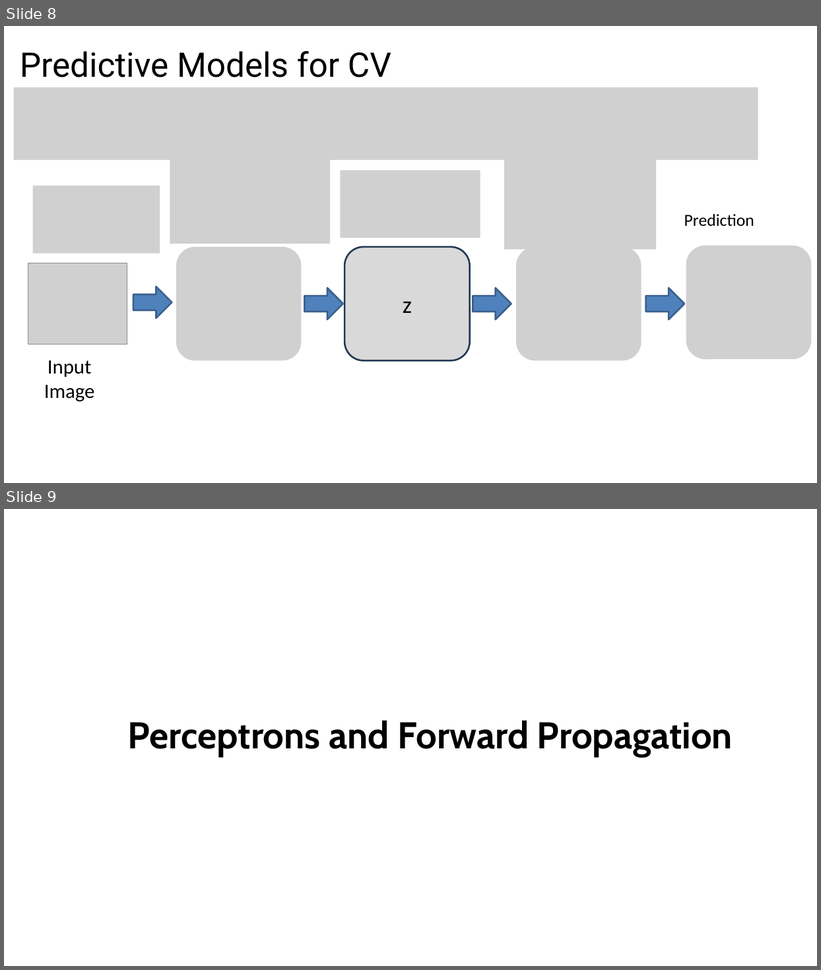
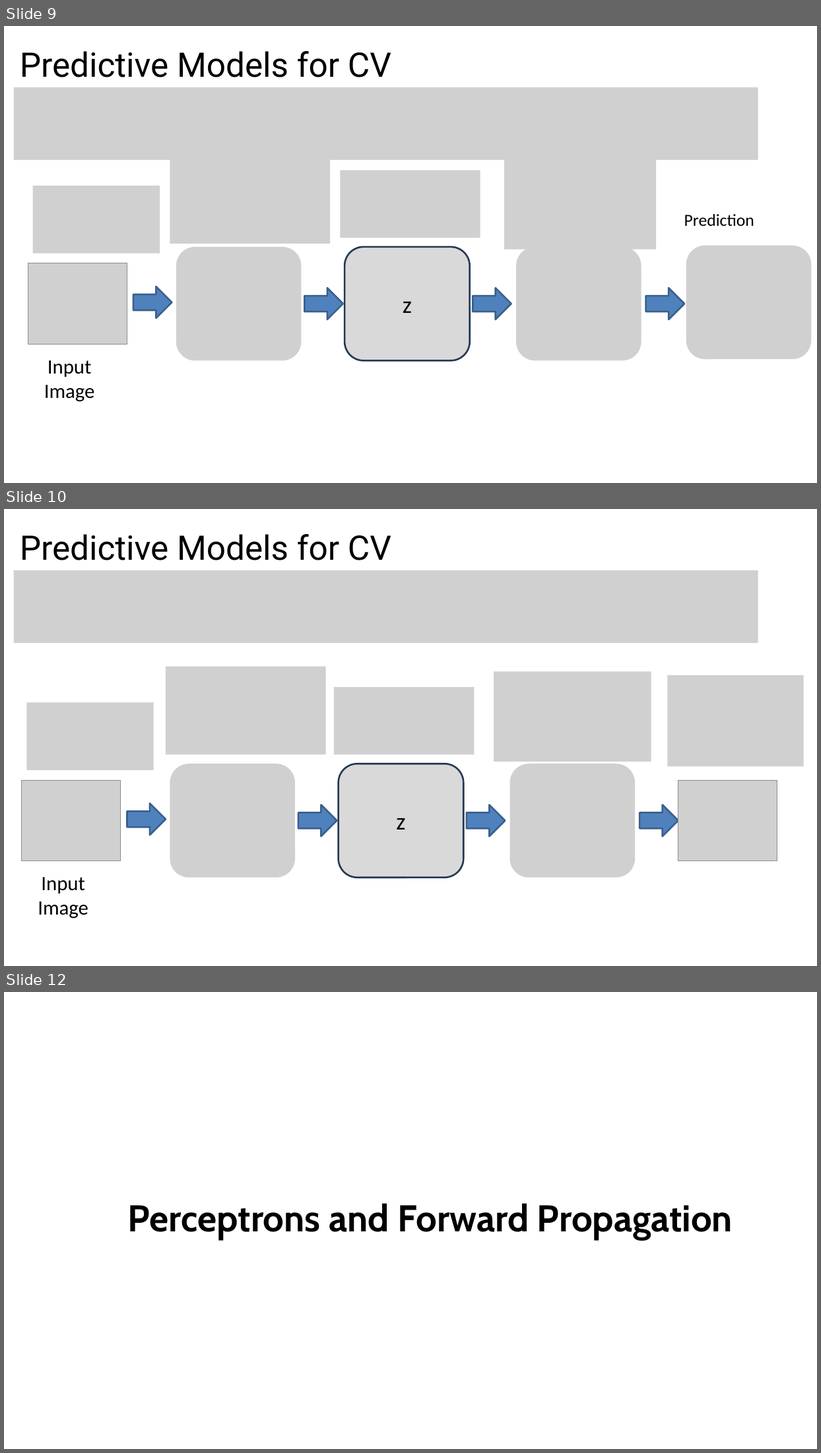
Before and after one commit to StephenElston/CSCI-E25, a slide deck: Slides/5_BuildingBlocksOfDeepLearning.pptx. Shown one above the other, each under a label of ours: slides 8 and 9 before the commit, slides 9, 10 and 12 after it; the slides between them are not shown. The pictures are 821x970 and 821x1453 pixels, drawn with LibreOffice and Linux fonts; fonts in the diff are those of the drawing; grey boxes stand for pictures. Boxes give left, top, right and bottom in pixels: in the first picture for what was removed or moved away, otherwise in the second. Text is boxed around its words. In the diff, an @@ line names an element or a change of style, - is before the commit and + after.

Commit message:
Added slides on precitive vs generative models

```diff
--- a/Slides/5_BuildingBlocksOfDeepLearning.pptx
+++ b/Slides/5_BuildingBlocksOfDeepLearning.pptx
@@ slide 10 added at <box>4,509,817,966</box>, background #FFFFFF @@
@@ title added at <box>20,534,391,560</box>, 40 pt, text #000000 @@
+Predictive Models for CV
@@ picture added at <box>14,570,758,643</box> @@
@@ picture added at <box>166,666,326,755</box> @@
@@ picture added at <box>494,672,651,762</box> @@
@@ picture added at <box>668,675,804,767</box> @@
@@ picture added at <box>26,703,153,770</box> @@
@@ picture added at <box>334,687,475,755</box> @@
@@ picture added at <box>170,764,295,878</box> @@
@@ rounded rectangle added at <box>338,764,463,878</box>, fill #D9D9D9, outline #233953 2 pt, 28 pt, text #000000 @@
+z
@@ picture added at <box>510,764,636,878</box> @@
@@ picture added at <box>22,780,121,861</box> @@
@@ picture added at <box>679,780,778,861</box> @@
@@ right arrow added at <box>127,803,166,835</box>, fill #4F81BD, outline #3A5F8C 2 pt @@
@@ right arrow added at <box>298,805,337,836</box>, fill #4F81BD, outline #3A5F8C 2 pt @@
@@ right arrow added at <box>467,805,505,836</box>, fill #4F81BD, outline #3A5F8C 2 pt @@
@@ right arrow added at <box>640,805,678,836</box>, fill #4F81BD, outline #3A5F8C 2 pt @@
@@ text added at <box>38,877,88,919</box>, 24 pt, text #000000 @@
+Input Image
@@ what was slide 8 is now slide 9 @@
@@ what was slide 9 is now slide 12 @@
```
Also in this commit, not shown: 3 slides changed, 2 other slides added.
